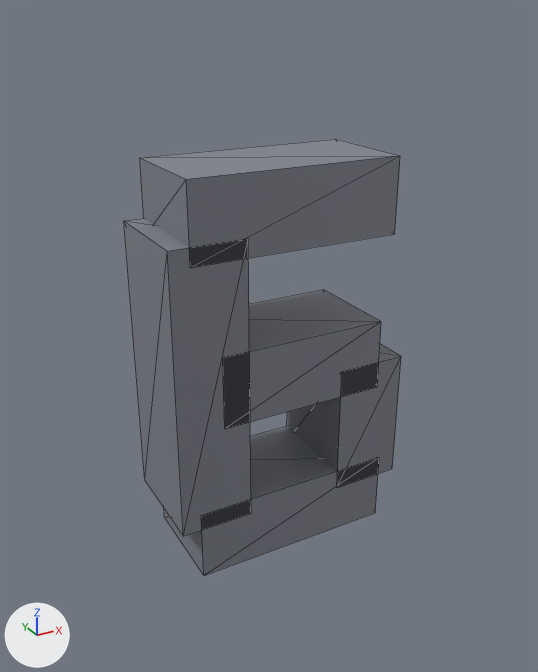
An edit to the glTF model app/src/main/assets/models/digit_6.glb, drawn before and after from the same camera.
One viewpoint serves both versions: a 50 mm camera at (-1.97, -3.66, 2.03) aimed at (0.06, 0.03, 0.18). Lighting does not change. The marker at lower left points along +X, +Y and +Z. The first picture is the older version. Mesh edges are drawn as thin lines. Where no turn or scale is listed for an object, it has been applied to the vertices.

In view in the first picture: 'geometry_0'.
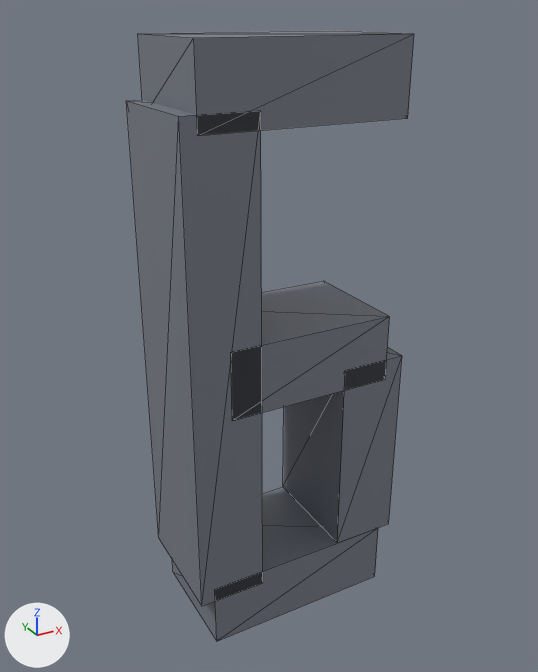
Edits to the bpy script that builds the scene:
```text
Change me_geometry_0:
    used by ob_geometry_0; location = (0.0, 0.0, 0.0)
    remove me_geometry_0.from_pydata(...)  # 40 vertices, 60 faces; spans x -0.71..0.82, y -0.32..0.32, z -1.14..1.28
    add me_geometry_0.from_pydata(...)  # 40 vertices, 60 faces; spans x -0.63..0.79, y -0.37..0.37, z -1.66..1.91
    me_geometry_0 part 1: the loose piece of 8 vertices spanning x -0.59..0.7, y -0.32..0.32, z 0.83..1.28 is scaled about its middle by (0.962, 1.13, 0.948), then moved by (0.03, 0.0, 0.64)
    me_geometry_0 part 2: the loose piece of 8 vertices spanning x -0.71..-0.26, y -0.32..0.32, z -0.8..0.94 is scaled about its middle by (0.948, 1.13, 1.68), then moved by (0.07, 0.0, 0.05)
    me_geometry_0 part 3: the loose piece of 8 vertices spanning x -0.59..0.7, y -0.32..0.32, z -1.14..-0.69 is scaled about its middle by (0.962, 1.13, 0.948), then moved by (0.03, 0.0, -0.53)
    me_geometry_0 part 4: the loose piece of 8 vertices spanning x 0.37..0.82, y -0.32..0.32, z -0.82..0.02 is scaled about its middle by (0.948, 1.13, 1.53), then moved by (-0.02, 0.0, -0.19)
    me_geometry_0 part 5: the loose piece of 8 vertices spanning x -0.42..0.64, y -0.32..0.32, z -0.16..0.29 is scaled about its middle by (0.998, 1.13, 0.948), then moved by (0.03, 0.0, 0.05)
```

Pixel boxes [x1, y1, x2, y2] of what changed, in the pictures (538 x 672 px; the box of a moved part takes in the faces that stretch with it):
'geometry_0', reshaped (40% taller)
    before: [124, 139, 401, 575]
    after: [126, 30, 414, 642]
part 1 of me_geometry_0, moved or reshaped
    before: [140, 139, 400, 268]
    after: [138, 30, 414, 135]
part 2 of me_geometry_0, moved or reshaped
    before: [124, 218, 251, 536]
    after: [126, 100, 263, 606]
part 3 of me_geometry_0, moved or reshaped
    before: [164, 426, 379, 575]
    after: [172, 487, 378, 642]
part 4 of me_geometry_0, moved or reshaped
    before: [287, 344, 401, 486]
    after: [283, 348, 402, 543]
part 5 of me_geometry_0, moved or reshaped
    before: [223, 289, 381, 428]
    after: [231, 281, 390, 421]
